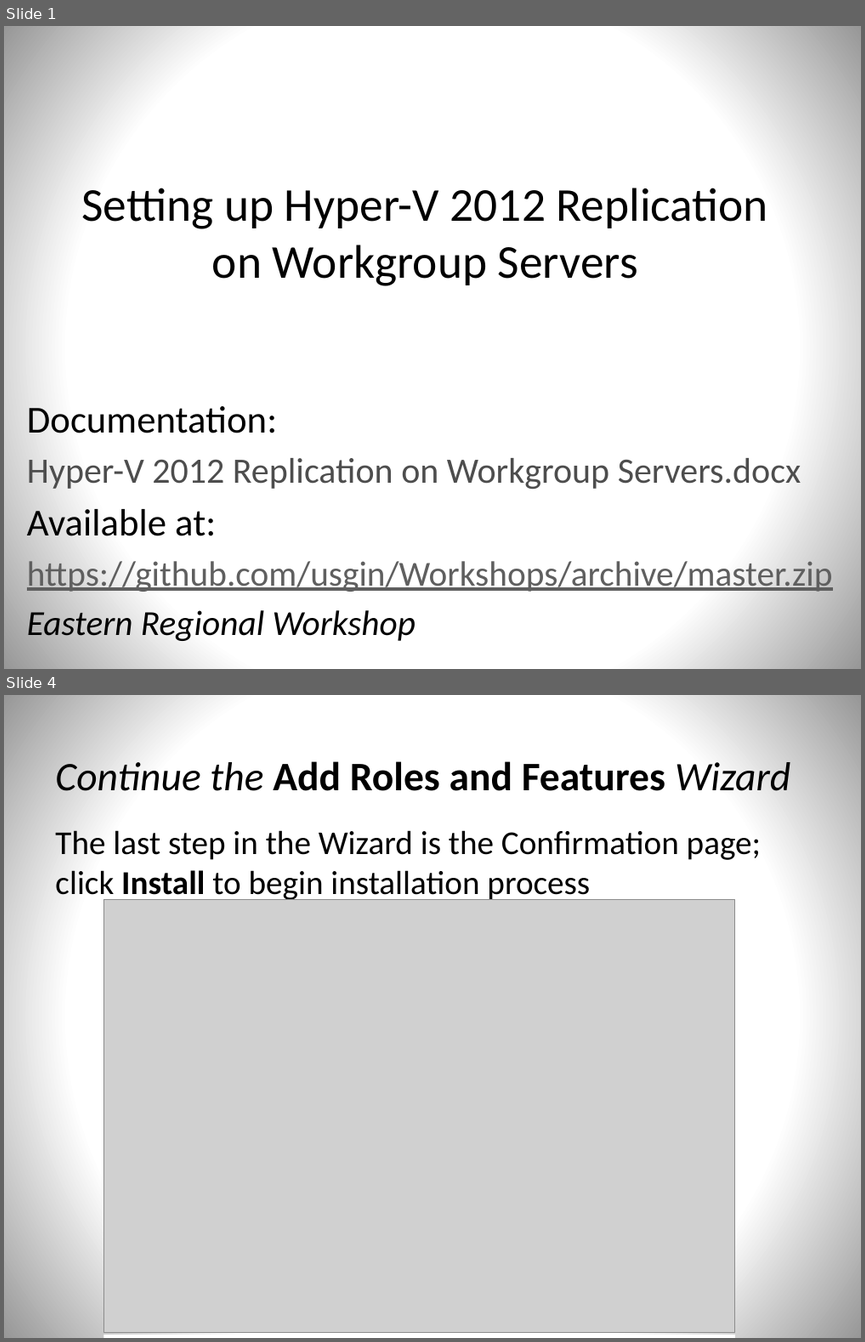
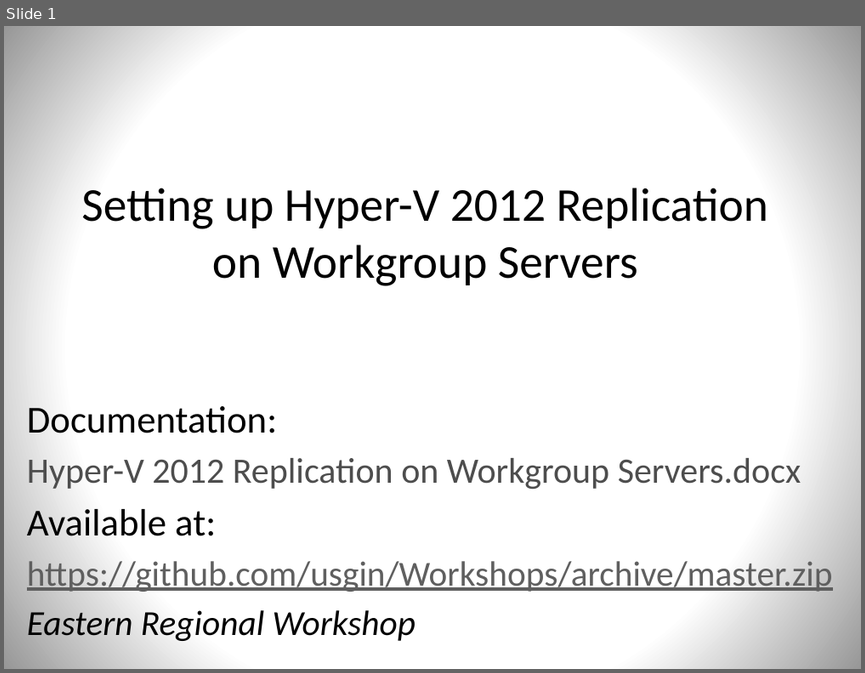
Before and after one commit to usgin/Workshops, a slide deck: EasternRegionalWorkshop/Hyper-V.pptx. Shown one above the other, each under a label of ours: slides 1 and 4 before the commit, slide 1 after it; the slides between them are not shown. The pictures are 865x1342 and 865x673 pixels, drawn with LibreOffice and Linux fonts; fonts in the diff are those of the drawing; grey boxes stand for pictures. Boxes give left, top, right and bottom in pixels: in the first picture for what was removed or moved away, otherwise in the second. Text is boxed around its words. In the diff, an @@ line names an element or a change of style, - is before the commit and + after.

```diff
--- a/EasternRegionalWorkshop/Hyper-V.pptx
+++ b/EasternRegionalWorkshop/Hyper-V.pptx
@@ slide 4 removed at [4,695,861,1338], background gradient #FFFFFF to #979797 @@
@@ title removed at [55,761,790,791] @@
-Continue the Add Roles and Features Wizard
@@ text removed at [55,830,760,902] @@
-The last step in the Wizard is the Confirmation page; click Install to begin installation process
@@ picture removed at [103,900,734,1333] @@
@@ rectangle removed at [103,1334,735,1338] @@
```
Also in this commit, not shown: 4 slides changed, 2 slides added, 1 other slide removed.
